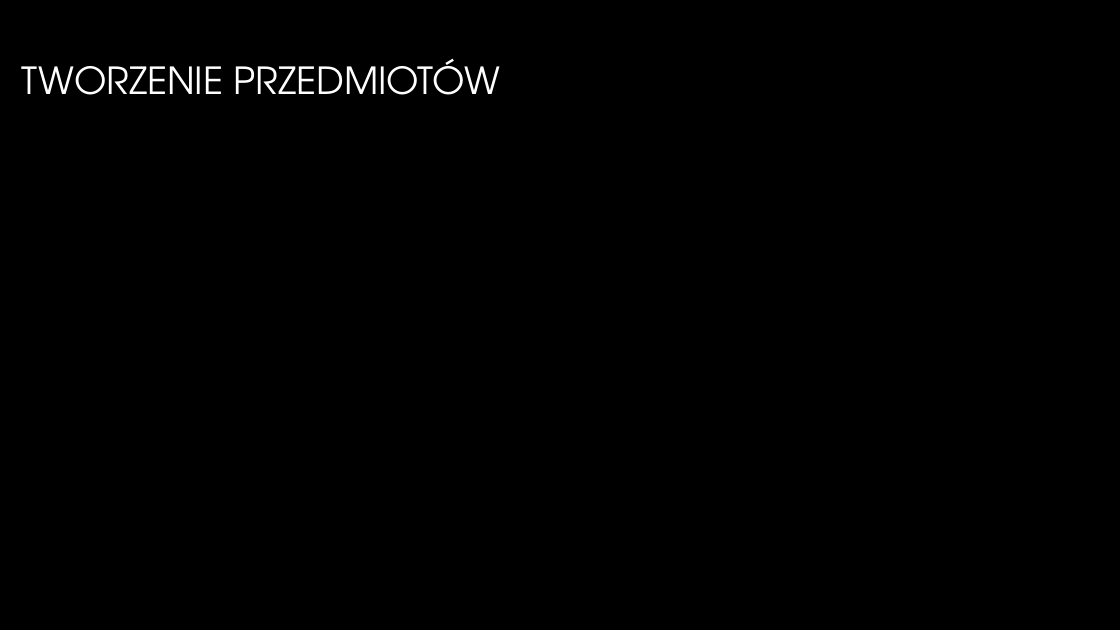
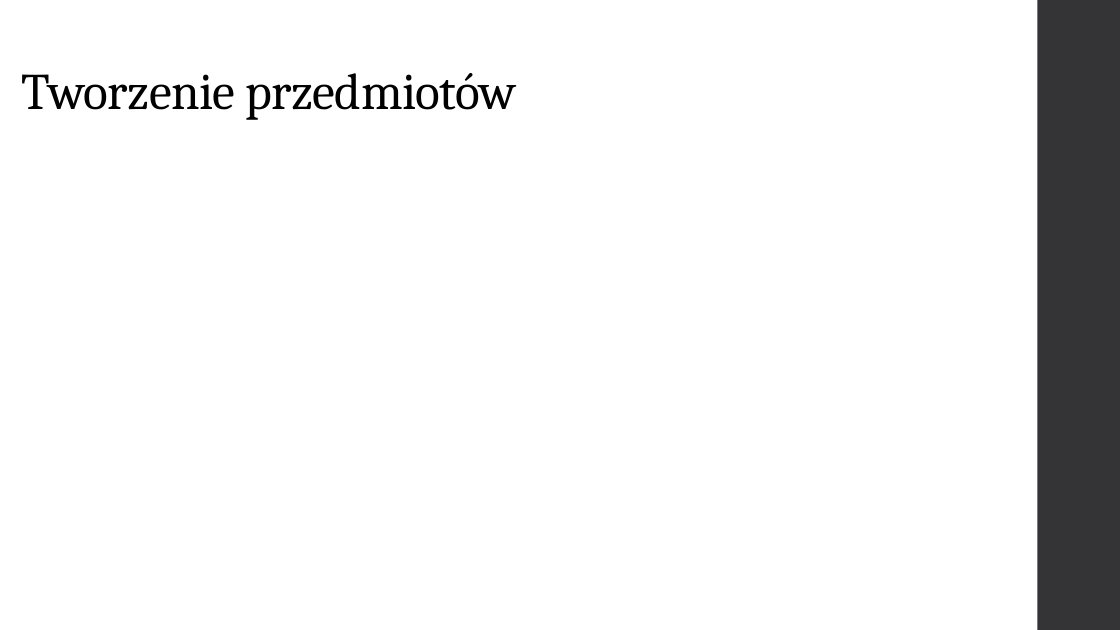
Before and after one commit to GlitchedGuest/PracaInzynieryjska, a slide deck: slide 7 of PrezentacjaAndrzejParuch.pptx. Drawn at 1120x630 pixels with LibreOffice and Linux fonts; fonts in the diff are those of the drawing; background and template pictures are left out. Boxes give left, top, right and bottom in pixels: in the first picture for what was removed or moved away, otherwise in the second. Text is boxed around its words. In the diff, an @@ line names an element or a change of style, - is before the commit and + after.

```diff
--- a/PrezentacjaAndrzejParuch.pptx
+++ b/PrezentacjaAndrzejParuch.pptx
@@ background picture (left out) to #FFFFFF @@
@@ rectangle added at (1038, 0, 1120, 630), fill #353537 @@
@@ title "Tworzenie przedmiotów" at (22, 73, 517, 120): vertical alignment middle to bottom @@
@@ title at (22, 73, 517, 120): text changed; size 32 to 44 pt; font TeX Gyre Adventor to Cambria; text colour gradient #FFFFFF to #A6A6A6 to #000000 @@
-TWORZENIE PRZEDMIOTÓW
+Tworzenie przedmiotów
```
Also in this commit, not shown: 12 other slides changed.
